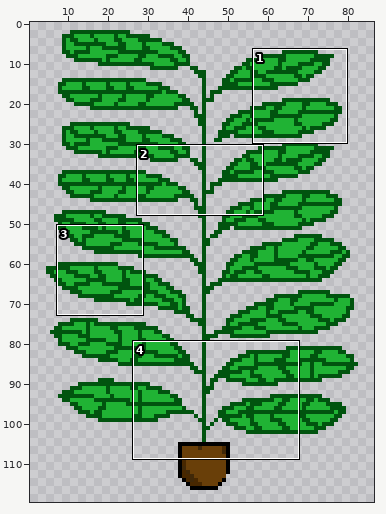
Sprite sheet -- hackaton-game/public/assets/plant.png. Above, an overview of the earlier version with the close-up marked.
Close-up. The starting point:
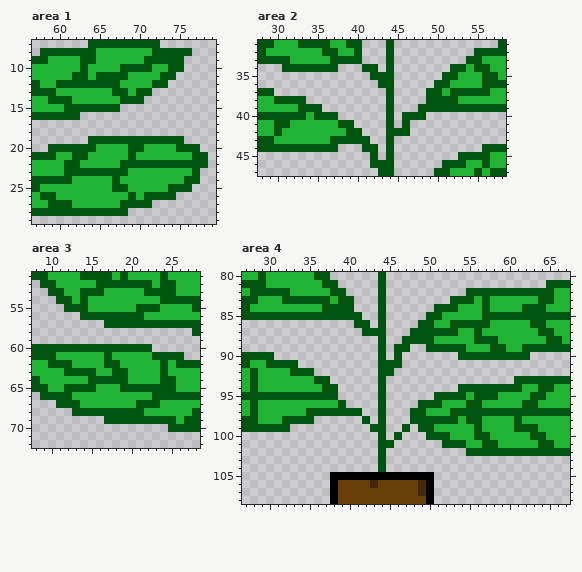
The file is 100x120 pixels. Shown: area 1: x 57..79, y 7..29; area 2: x 28..58, y 31..47; area 3: x 8..28, y 51..72; area 4: x 27..67, y 80..108. The wide view leaves out empty margins.
The result:
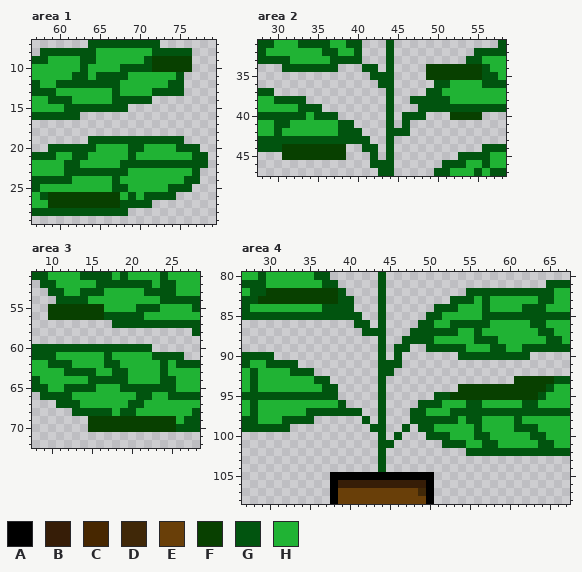
Palette (. is transparent): A #000000  B #361d07  C #472700  D #402808  E #693f09  F #084000  G #01540f  H #20b334
Edits made:
{"where": "area 1"}
{"y":9,"x":72,"old":"GGGG.","new":"FFFFF"}
{"y":10,"x":72,"old":"HHGG.","new":"FFFFF"}
{"y":11,"x":73,"old":"GG.","new":"HHG"}
{"y":12,"x":72,"old":"GG..","new":"HHGG"}
{"y":13,"x":68,"old":"G","new":"H"}
{"y":13,"x":70,"old":"GG....","new":"HHGGGG"}
{"y":14,"x":67,"old":"H","new":"G"}
{"y":14,"x":71,"old":".","new":"G"}
{"y":15,"x":68,"old":".","new":"G"}
{"y":26,"x":59,"old":"GHHHHHHHH","new":"FFFFFFFFF"}
{"y":27,"x":59,"old":"GGGHHHHHH","new":"FFFFFFFFF"}
{"where": "area 2"}
{"y":34,"x":49,"old":"...GGHG","new":"FFFFFFF"}
{"y":35,"x":49,"old":"..GGHHH","new":"FFFFFFF"}
{"y":37,"x":52,"old":"GGGGG","new":"HHHHH"}
{"y":38,"x":47,"old":"..","new":"GG"}
{"y":38,"x":52,"old":"G","new":"H"}
{"y":40,"x":52,"old":"....","new":"FFFF"}
{"y":42,"x":38,"old":"H","new":"G"}
{"y":43,"x":30,"old":"HHHHHHH","new":"GGGGGGG"}
{"y":44,"x":31,"old":"GGGGGGG.","new":"FFFFFFFF"}
{"y":45,"x":31,"old":"........","new":"FFFFFFFF"}
{"where": "area 3"}
{"y":54,"x":13,"old":"H","new":"G"}
{"y":55,"x":10,"old":"..GGGHH","new":"FFFFFFF"}
{"y":56,"x":10,"old":"....GGG","new":"FFFFFFF"}
{"y":57,"x":17,"old":"G","new":"."}
{"y":66,"x":21,"old":"HHGG","new":"GGHH"}
{"y":67,"x":20,"old":"H","new":"G"}
{"y":67,"x":22,"old":"GG","new":"HH"}
{"y":68,"x":18,"old":"G","new":"H"}
{"y":68,"x":21,"old":"G","new":"H"}
{"y":69,"x":15,"old":"..GGGGGGGGG","new":"FFFFFFFFFFF"}
{"y":70,"x":15,"old":"..........G","new":"FFFFFFFFFFF"}
{"where": "area 4"}
{"y":82,"x":30,"old":"GGGHHHHHG","new":"FFFFFFFFF"}
{"y":83,"x":29,"old":"HHHGGGGGGH","new":"FFFFFFFFFF"}
{"y":93,"x":61,"old":"GGGGG","new":"FFFFF"}
{"y":94,"x":54,"old":"GGGGGGGGHHG","new":"FFFFFFFFFFF"}
{"y":95,"x":53,"old":"GGHGGGHHHHG","new":"FFFFFFFFFFF"}
{"y":106,"x":39,"old":"EEEEDEEEEEC","new":"BBBBBBBBBBB"}
